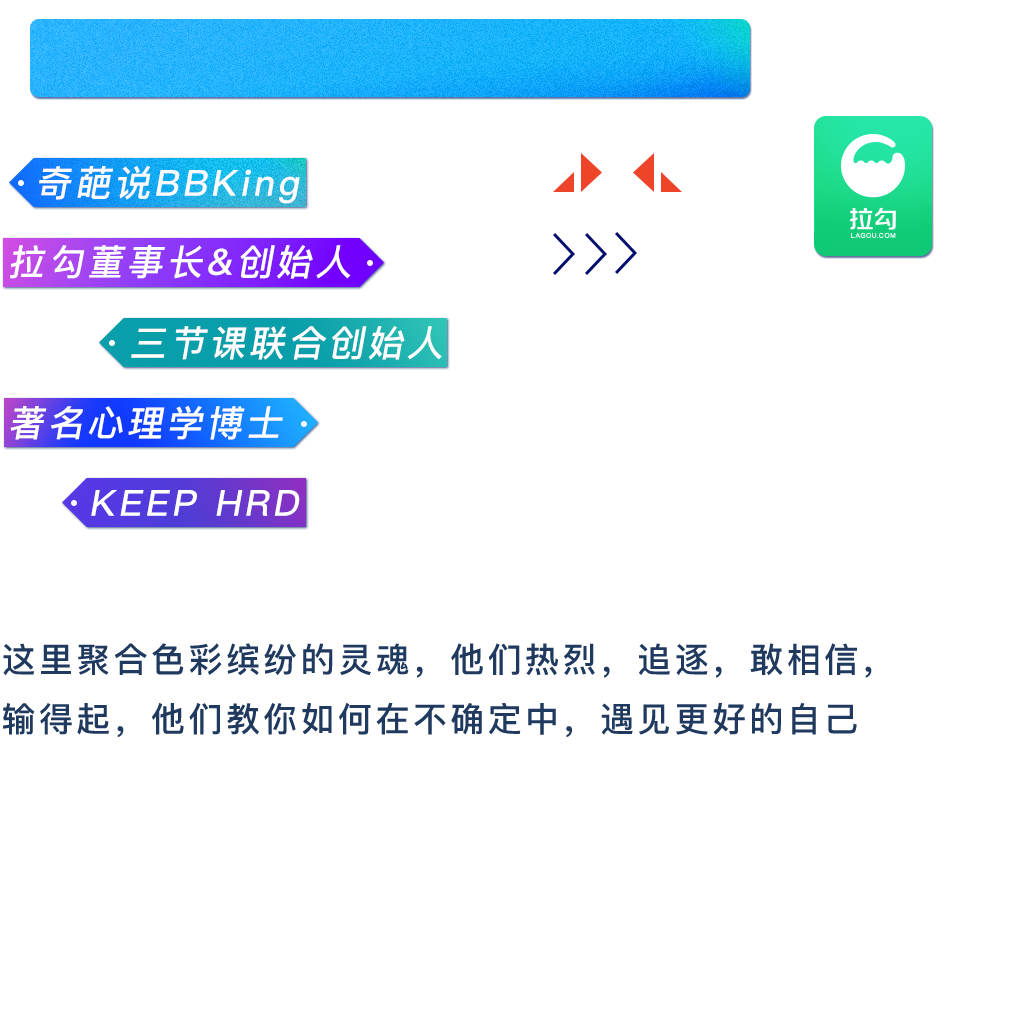
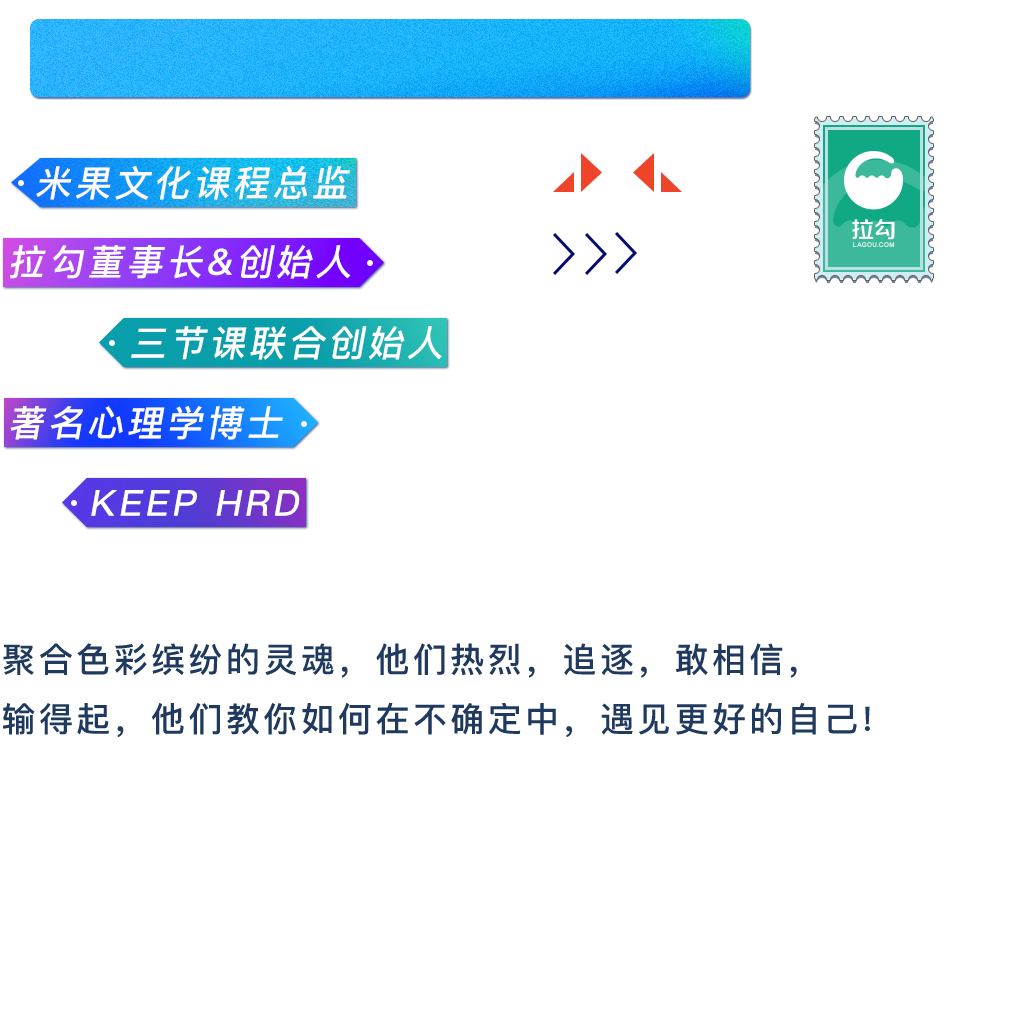
Layers edited between the first and the second 1024 x 1024 image:
added layer "图层 545" above "组 21" over (x1=814, y1=116, x2=934, y2=283)
renamed "这里聚合色彩缤纷的灵魂，他们热烈，追逐，敢相信， 输得起，他们教你如何在不确定中，遇见更好的自己" to "聚合色彩缤纷的灵魂，他们热烈，追逐，敢相信， 输得起，他们教你如何在不确定中，遇见更好的自己!", painted on it over (x1=3, y1=643, x2=872, y2=731)
renamed "奇葩说BBKing" to "米果文化课程总监", painted on it over (x1=36, y1=165, x2=350, y2=204)
painted on "图层 544" over (x1=8, y1=157, x2=359, y2=210)
painted on "圆角矩形 535" over (x1=9, y1=158, x2=356, y2=207)
hid group "logo" (4 layers) over (x1=814, y1=116, x2=934, y2=256)
